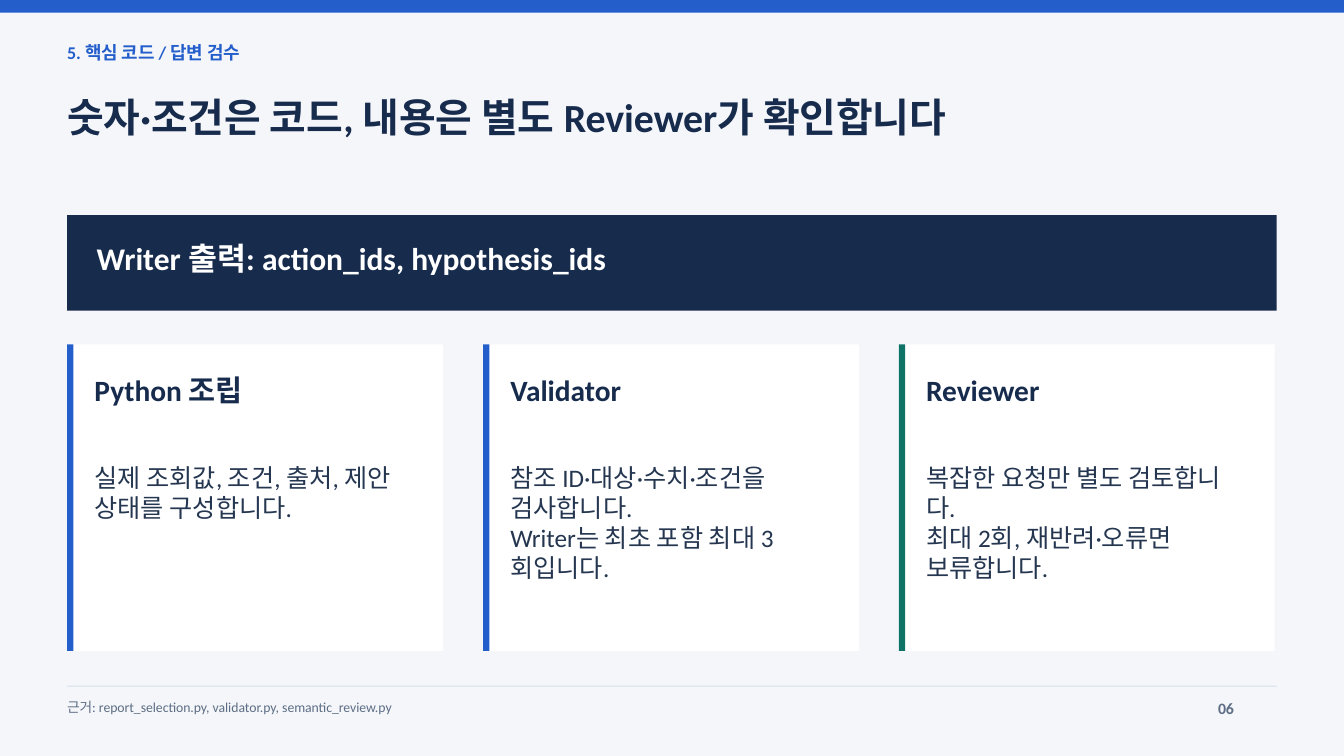
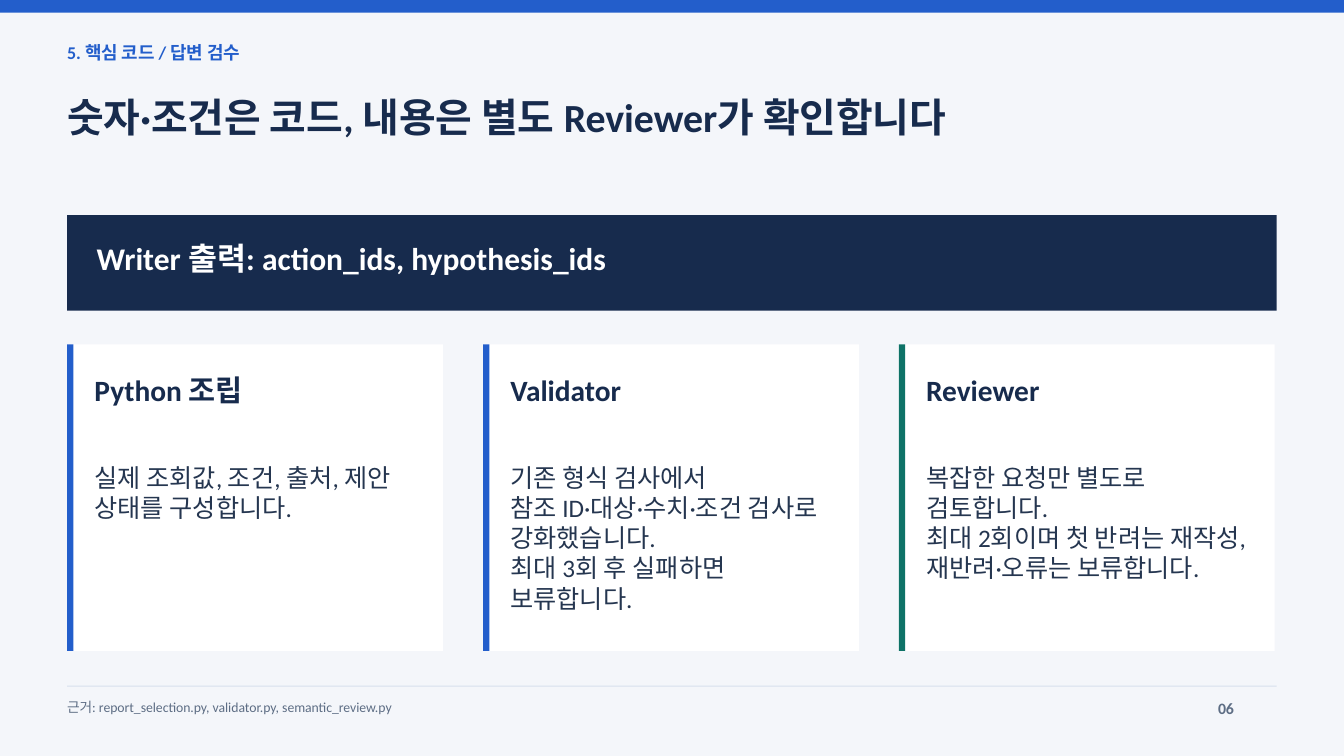
Before and after one commit to jeonginlee09-cpu/skala-ai-mini_project, a slide deck: slide 6 of output/AI_Agent_개선_최종발표.pptx. Drawn at 1344x756 pixels with LibreOffice and Linux fonts; fonts in the diff are those of the drawing. Boxes give left, top, right and bottom in pixels: in the first picture for what was removed or moved away, otherwise in the second. Text is boxed around its words. In the diff, an @@ line names an element or a change of style, - is before the commit and + after.

```diff
--- a/output/AI_Agent_개선_최종발표.pptx
+++ b/output/AI_Agent_개선_최종발표.pptx
@@ text at box(510, 466, 818, 610): text changed @@
-참조 ID·대상·수치·조건을 검사합니다.
-Writer는 최초 포함 최대 3회입니다.
+기존 형식 검사에서
+참조 ID·대상·수치·조건 검사로 강화했습니다.
+최대 3회 후 실패하면 보류합니다.
@@ text at box(926, 466, 1246, 579): text changed @@
-복잡한 요청만 별도 검토합니다.
-최대 2회, 재반려·오류면 보류합니다.
+복잡한 요청만 별도로 검토합니다.
+최대 2회이며 첫 반려는 재작성,
+재반려·오류는 보류합니다.
```
Also in this commit, not shown: 8 other slides changed, 12 other files.
